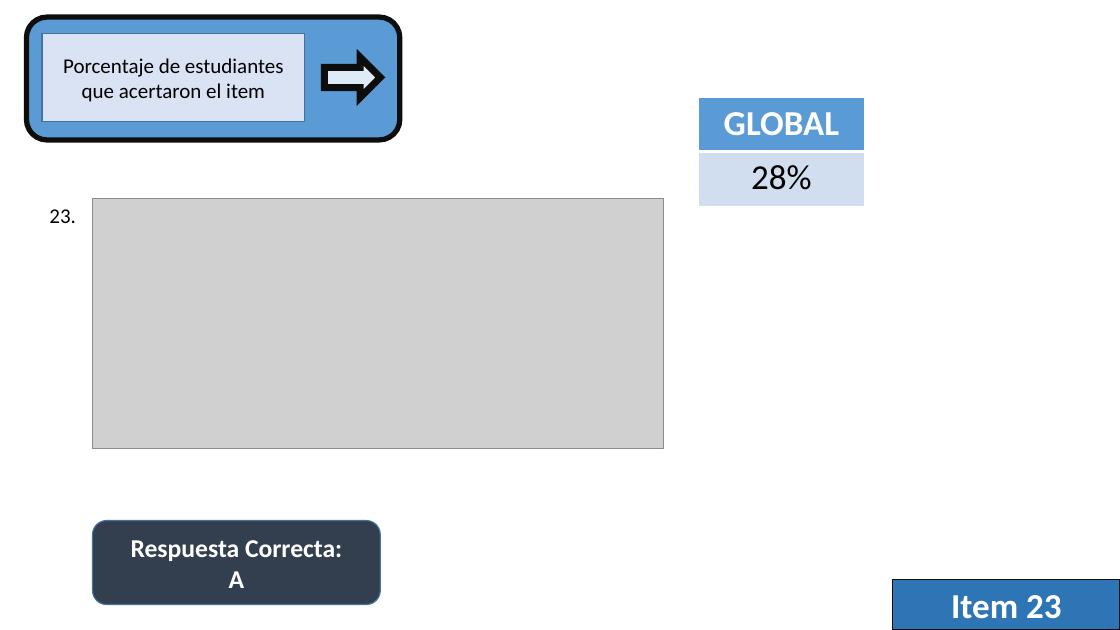
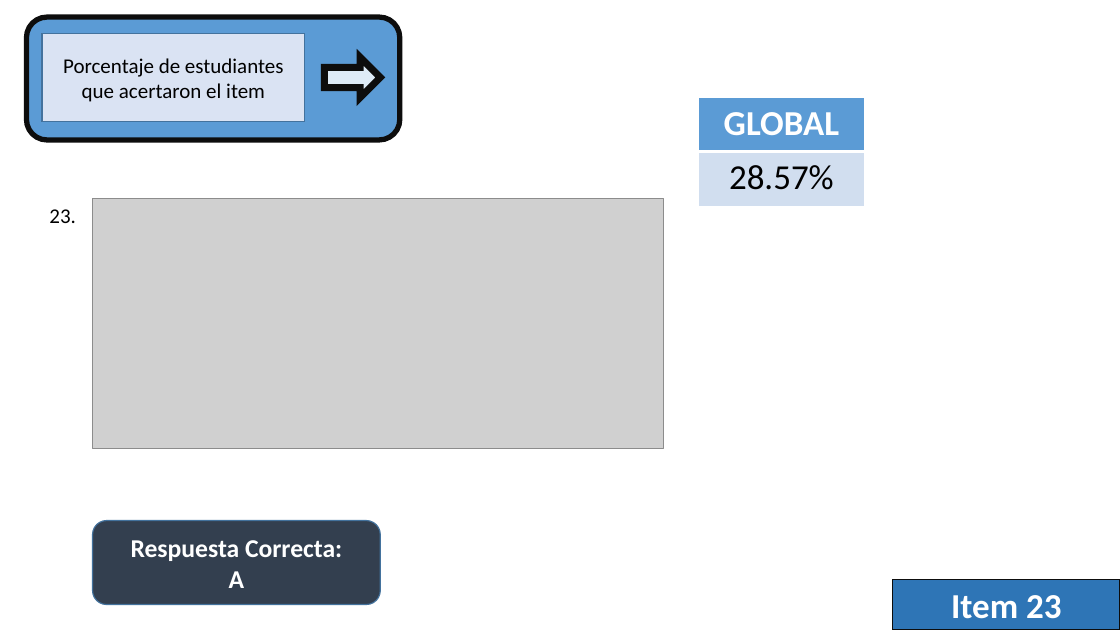
Before and after one commit to Adrifelcha/afchavez-019, a slide deck: slide 13 of Sandy-PrácticaDocente/Netza/Exploratorio_Resultados Generales.pptx (slide 11 before the commit). Drawn at 1120x630 pixels with LibreOffice and Linux fonts; fonts in the diff are those of the drawing; grey boxes stand for pictures. Boxes give left, top, right and bottom in pixels: in the first picture for what was removed or moved away, otherwise in the second. Text is boxed around its words. In the diff, an @@ line names an element or a change of style, - is before the commit and + after.

```diff
--- a/Sandy-PrácticaDocente/Netza/Exploratorio_Resultados Generales.pptx
+++ b/Sandy-PrácticaDocente/Netza/Exploratorio_Resultados Generales.pptx
@@ table at (699,97,865,207) @@
-row 2, column 1: 28%
+row 2, column 1: 28.57%
```
Also in this commit, not shown: 11 other slides changed, 19 slides added, 6 slides removed, 12 other files.
